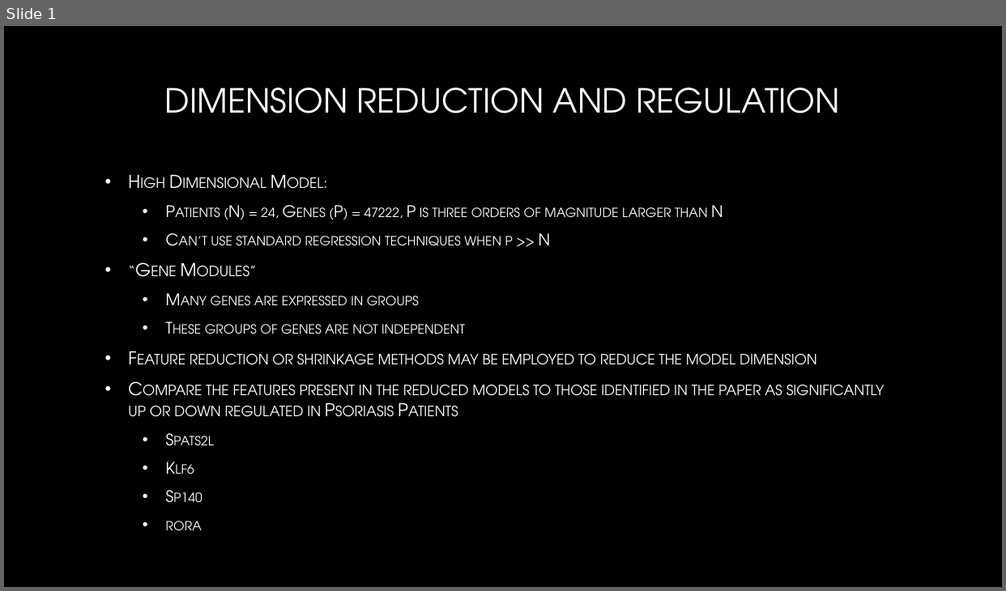
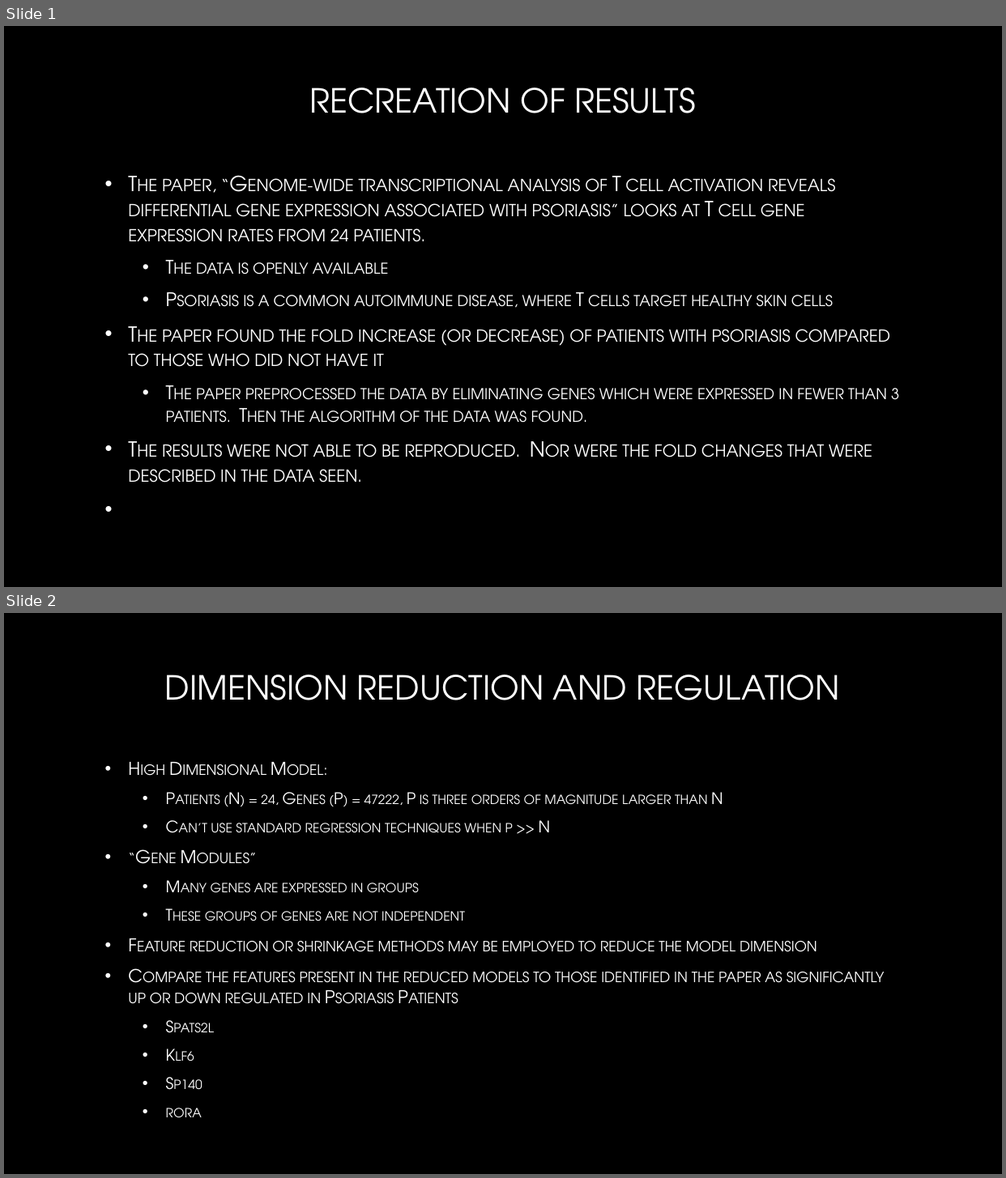
Before and after one commit to browns112358/PsoriasisProject, a slide deck: EE6690.pptx. Shown one above the other, each under a label of ours: slide 1 before the commit, slides 1 and 2 after it. The pictures are 1006x591 and 1006x1178 pixels, drawn with LibreOffice and Linux fonts; fonts in the diff are those of the drawing; background and template pictures are left out. Boxes give left, top, right and bottom in pixels: in the first picture for what was removed or moved away, otherwise in the second. Text is boxed around its words. In the diff, an @@ line names an element or a change of style, - is before the commit and + after.

```diff
--- a/EE6690.pptx
+++ b/EE6690.pptx
@@ slide 1 added at [4,26,1002,587], background picture (left out) @@
@@ title added at [309,88,695,113], 32 pt, text gradient #FFFFFF to #A6A6A6 @@
+RECREATION OF RESULTS
@@ text added at [128,176,899,483], 20 pt, text gradient #FFFFFF to #BFBFBF, small capitals @@
+• The paper, “Genome-wide transcriptional analysis of T cell activation reveals differential gene expression associated with psoriasis” looks at T cell gene expression rates from 24 patients.
+  • The data is openly available
+  • Psoriasis is a common autoimmune disease, where T cells target healthy skin cells
+• The paper found the fold increase (or decrease) of patients with psoriasis compared to those who did not have it
+  • The paper preprocessed the data by eliminating genes which were expressed in fewer than 3 patients. Then the algorithm of the data was found.
+• The results were not able to be reproduced. Nor were the fold changes that were described in the data seen.
@@ what was slide 1 is now slide 2 @@
```
Also in this commit, not shown: 2 other slides added, 2 other files.
